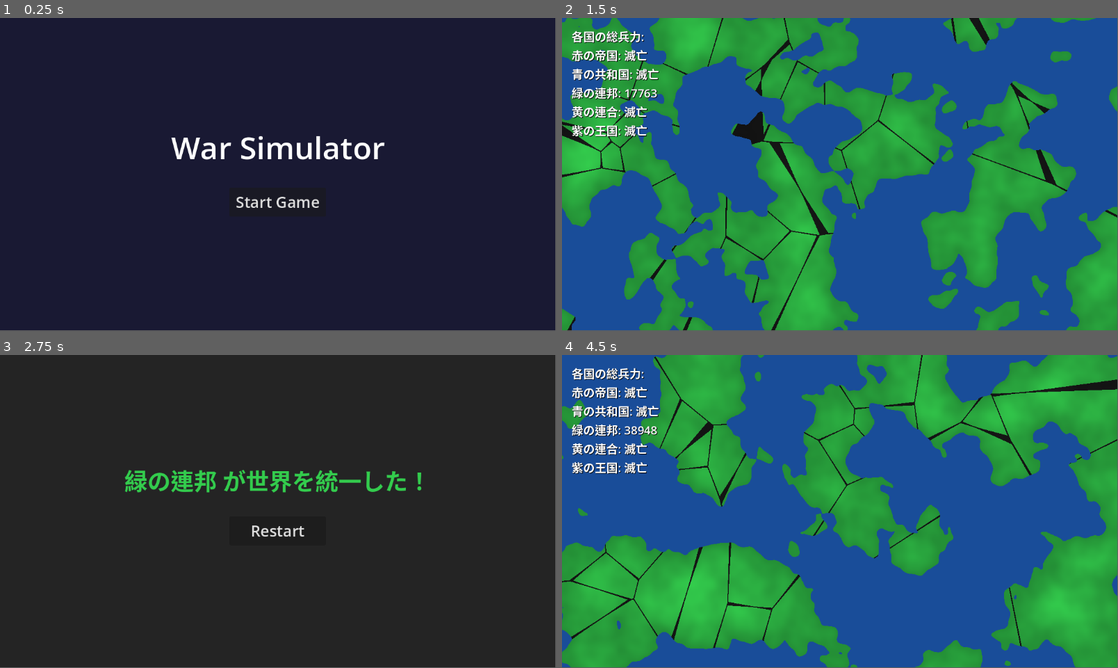
Above: before the commit, frames 1-4 (two rows, left to right).
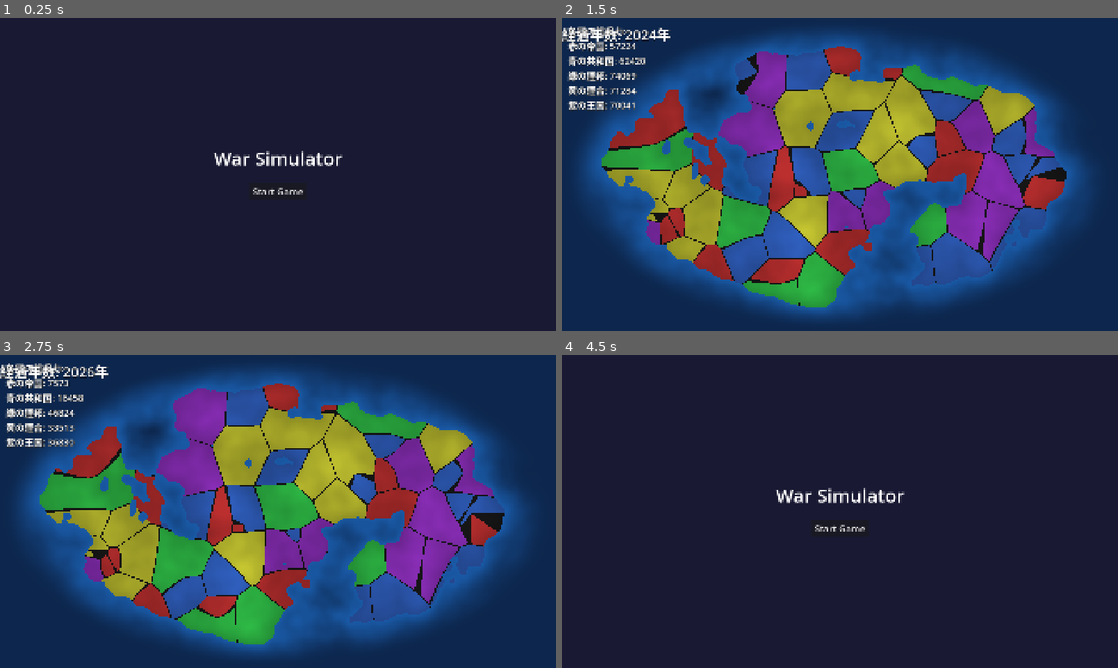
Above: after the commit, the same moments.

Repository: ateliee/war-simulator
Game: Godot game, scene res://scenes/Title.tscn
Two runs of this game, one before a commit and one after it. Both use one fixed random seed, a clock stepped at 60 frames per second and the inputs below.
Inputs (mouse positions are in pixels of both pictures, inside the frame that each line leads up to):
- Up to frame 1 (0.25 s): no input
- Up to frame 2 (1.5 s): click "Start Game" at 0.5 s
- Up to frame 3 (2.75 s): no input
- Up to frame 4 (4.5 s): click (840, 530) at 2.75 s, where only the run before the commit has a clickable "Restart"; click (840, 539) at 3.5 s, where only the run before the commit has a clickable "Start Game"; click (840, 524) at 4.25 s, where only the run after the commit has a clickable "Restart"
In our replay, the window is 799x449 before the commit and 800x450 after it. These sizes can differ from the game's own. Grey fills any space a smaller window leaves; there, only what the larger window draws over its background counts as a difference.

The runs differ from the first frame. In frame 1, 1.8% of the frame differs, in the area x 30-70%, y 37-61%; in frame 2, 82%; in frame 3, 97%; in frame 4, 99%, in the area x 0-100%, y 0-100%.

Commit message:
feat: upgrade to Godot 4.6.1, scale display to 1080p, and implement dynamic territory expansion in shader

Diff:
--- a/project.godot
+++ b/project.godot
@@ -20,5 +20,6 @@
 
 [display]
 
-window/size/viewport_width=1152
-window/size/viewport_height=648
+window/size/viewport_width=1920
+window/size/viewport_height=1080
+window/stretch/mode="canvas_items"
--- a/scenes/Map.tscn
+++ b/scenes/Map.tscn
@@ -6,5 +6,5 @@
 script = ExtResource("1_map")
 
 [node name="Background" type="ColorRect" parent="."]
-offset_right = 1152.0
-offset_bottom = 648.0
+offset_right = 1920.0
+offset_bottom = 1080.0
--- a/scripts/Main.gd
+++ b/scripts/Main.gd
@@ -13,14 +13,23 @@
 
 @onready var ui_container = CanvasLayer.new()
 @onready var faction_list_label = Label.new()
+@onready var time_label = Label.new()
 
 func _ready():
 	add_child(ui_container)
 	ui_container.add_child(faction_list_label)
 	faction_list_label.position = Vector2(20, 20)
-	faction_list_label.add_theme_font_size_override("font_size", 24)
+	faction_list_label.add_theme_font_size_override("font_size", 32)
 	faction_list_label.add_theme_color_override("font_color", Color.WHITE)
 	faction_list_label.add_theme_color_override("font_shadow_color", Color.BLACK)
+
+	ui_container.add_child(time_label)
+	time_label.set_anchors_preset(Control.PRESET_TOP_WIDE)
+	time_label.offset_top = 20
+	time_label.horizontal_alignment = HORIZONTAL_ALIGNMENT_CENTER
+	time_label.add_theme_font_size_override("font_size", 48)
+	time_label.add_theme_color_override("font_color", Color.WHITE)
+	time_label.add_theme_color_override("font_shadow_color", Color.BLACK)
 
 	_init_factions()
 	_init_cities()
@@ -30,7 +39,6 @@
 	map_instance.setup(cities, factions, noise)
 
 func _init_factions():
-	# 全てが同時に滅亡しないよう、初期兵力に少しランダムな揺らぎを入れる
 	var red = FactionRef.new("赤の帝国", Color(0.8, 0.2, 0.2), randf_range(80000, 100000))
 	var blue = FactionRef.new("青の共和国", Color(0.2, 0.4, 0.8), randf_range(80000, 100000))
 	var green = FactionRef.new("緑の連邦", Color(0.2, 0.8, 0.3), randf_range(80000, 100000))
@@ -43,16 +51,28 @@
 	noise = FastNoiseLite.new()
 	noise.seed = randi()
 	noise.noise_type = FastNoiseLite.TYPE_PERLIN
-	noise.frequency = 0.005
+	# 周波数を調整し、複数大陸や島が生成されやすくする
+	noise.frequency = 0.003
 	noise.fractal_octaves = 4
 
-	var num_cities = 30
-	var screen_size = Vector2(1152, 648)
+	var num_cities = 60 # さらに都市を少し増やして密度を確保
+	var screen_size = Vector2(1920, 1080)
 
 	var spawned = 0
-	while spawned < num_cities:
+	var timeout = 0
+	while spawned < num_cities and timeout < 10000:
+		timeout += 1
 		var pos = Vector2(randf_range(50, screen_size.x - 50), randf_range(50, screen_size.y - 50))
-		if noise.get_noise_2d(pos.x, pos.y) > 0.05:
+
+		# 滑らかなビネット（減衰）マスクを適用し複数大陸化
+		var uv = pos / screen_size
+		var dist_uv = uv.distance_to(Vector2(0.5, 0.5))
+		var falloff = 1.0 - smoothstep(0.35, 0.5, dist_uv)
+
+		var n = noise.get_noise_2d(pos.x, pos.y) * 0.5 + 0.5
+		n *= falloff
+
+		if n > 0.4: # 陸地判定
 			var city = CityRef.new("都市" + str(spawned+1), pos)
 			city.faction = factions[randi() % factions.size()]
 			cities.append(city)
@@ -63,7 +83,6 @@
 	_update_simulation(delta)
 	_update_ui()
 
-	# 開始直後に判定されるのを防ぐため、2秒後から判定開始
 	if game_time > 2.0:
 		_check_win_condition()
 
@@ -82,9 +101,10 @@
 		get_tree().change_scene_to_file("res://scenes/Result.tscn")
 
 func _update_simulation(delta):
+	# 回復
 	for faction in factions:
 		if faction.is_alive():
-			faction.total_power += 2000 * delta # 毎秒2000の回復
+			faction.total_power += 400 * delta
 
 	var adjacency = map_instance.get_adjacency_list()
 	var damage_to_deal = {}
@@ -96,15 +116,17 @@
 		var c2 = pair[1]
 
 		if c1.faction != c2.faction and c1.faction.is_alive() and c2.faction.is_alive():
-			# 対称的になりすぎないように少しランダムなダメージ
-			damage_to_deal[c1.faction] += randf_range(4000, 6000) * delta
-			damage_to_deal[c2.faction] += randf_range(4000, 6000) * delta
+			# ダメージ量を大幅に低下させ、侵攻を遅らせる
+			damage_to_deal[c1.faction] += randf_range(500, 700) * delta
+			damage_to_deal[c2.faction] += randf_range(500, 700) * delta
 
 	for f in factions:
 		if f.is_alive():
 			f.total_power -= damage_to_deal[f]
 			if f.total_power <= 0:
 				_annex_faction(f)
+
+	map_instance.update_faction_powers(factions)
 
 func _annex_faction(defeated_faction):
 	defeated_faction.total_power = 0
@@ -136,6 +158,10 @@
 				city.faction = winner
 
 func _update_ui():
+	# 経過年数（1秒 = 1年）
+	var current_year = 2024 + int(game_time)
+	time_label.text = "経過年数: %d年" % current_year
+
 	var text = "各国の総兵力:\n"
 	for f in factions:
 		if f.is_alive():
--- a/scripts/Map.gd
+++ b/scripts/Map.gd
@@ -15,8 +15,8 @@
 
 	noise_tex = NoiseTexture2D.new()
 	noise_tex.noise = _noise
-	noise_tex.width = 1152
-	noise_tex.height = 648
+	noise_tex.width = 1920
+	noise_tex.height = 1080
 	noise_tex.seamless = false
 
 	var mat = ShaderMaterial.new()
@@ -31,9 +31,17 @@
 
 	mat.set_shader_parameter("num_cities", cities.size())
 	mat.set_shader_parameter("city_positions", pos_array)
-	mat.set_shader_parameter("screen_size", Vector2(1152, 648))
+	mat.set_shader_parameter("screen_size", Vector2(1920, 1080))
 
 	_update_shader_colors()
+
+func update_faction_powers(current_factions: Array):
+	if background.material == null:
+		return
+	var powers_array = PackedFloat32Array()
+	for f in current_factions:
+		powers_array.append(max(f.total_power, 1.0))
+	background.material.set_shader_parameter("faction_powers", powers_array)
 
 func _process(_delta):
 	_update_shader_colors()
@@ -43,9 +51,14 @@
 	if background.material == null:
 		return
 	var color_array = PackedColorArray()
+	var city_factions_array = PackedInt32Array()
+
 	for c in cities:
 		color_array.append(c.faction.color)
+		city_factions_array.append(factions.find(c.faction))
+
 	background.material.set_shader_parameter("city_colors", color_array)
+	background.material.set_shader_parameter("city_factions", city_factions_array)
 
 func _draw():
 	for c in cities:
--- a/shaders/voronoi.gdshader
+++ b/shaders/voronoi.gdshader
@@ -3,17 +3,27 @@
 uniform int num_cities = 0;
 uniform vec2 city_positions[100];
 uniform vec4 city_colors[100];
-uniform vec2 screen_size = vec2(1152.0, 648.0);
+uniform int city_factions[100];
+uniform float faction_powers[5];
 
+uniform vec2 screen_size = vec2(1920.0, 1080.0);
 uniform sampler2D noise_tex;
-uniform float land_threshold = 0.525;
+uniform float land_threshold = 0.4; // 陸地のしきい値を調整
 
 void fragment() {
 	vec2 pos = UV * screen_size;
 
+	// 滑らかなビネット（減衰）マスクで複数大陸を生成
+	float dist_uv = distance(UV, vec2(0.5, 0.5));
+	float falloff = 1.0 - smoothstep(0.35, 0.5, dist_uv);
+
 	float n = texture(noise_tex, UV).r;
+	n *= falloff;
+
 	if (n < land_threshold) {
-		COLOR = vec4(0.1, 0.3, 0.6, 1.0);
+		vec3 deep_sea = vec3(0.05, 0.15, 0.3);
+		vec3 shallow_sea = vec3(0.1, 0.35, 0.65);
+		COLOR = vec4(mix(deep_sea, shallow_sea, n / land_threshold), 1.0);
 	} else {
 		float min_dist = 999999.0;
 		int closest_i = 0;
@@ -21,7 +31,12 @@
 		float min_dist2 = 999999.0;
 
 		for (int i = 0; i < num_cities; i++) {
-			float d = distance(pos, city_positions[i]);
+			int fac = city_factions[i];
+			float power = faction_powers[fac];
+
+			float weight = max(power, 1.0);
+			float d = distance(pos, city_positions[i]) - weight * 0.001;
+
 			if (d < min_dist) {
 				min_dist2 = min_dist;
 				min_dist = d;
@@ -33,7 +48,7 @@
 
 		vec3 color = city_colors[closest_i].rgb;
 
-		if (min_dist2 - min_dist < 2.0) {
+		if (min_dist2 - min_dist < 3.0) {
 			color = vec3(0.1, 0.1, 0.1);
 		}
 
Not shown, changed: .github/workflows/pages.yml
